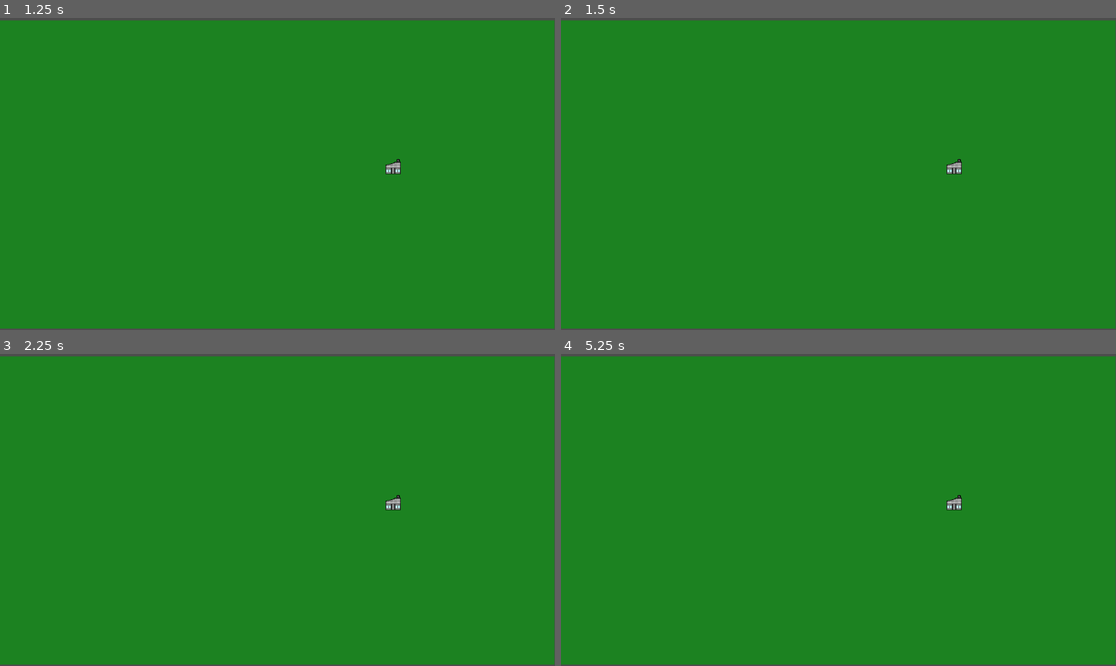
Above: before the commit, frames 1-4 (two rows, left to right).
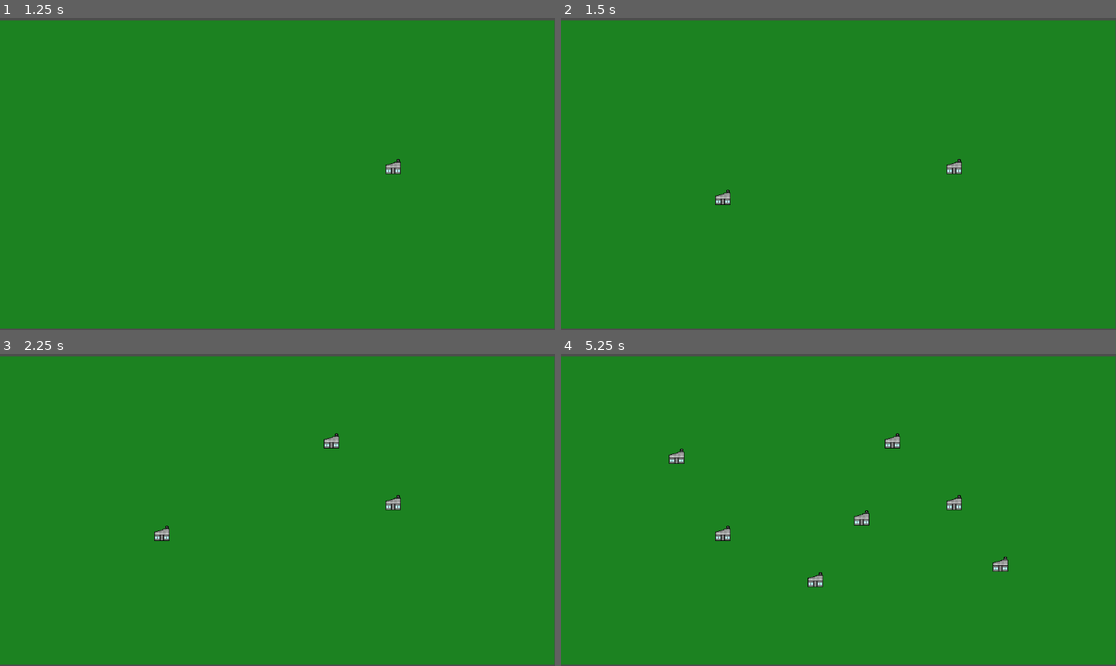
Above: after the commit, the same moments.

Repository: linuskar/DATX11-DIT561-Bachelor-Project-Group-48
Game: Godot game, scene res://test_placeable_level.tscn
Two runs of this game, one before a commit and one after it. Both use one fixed random seed, a clock stepped at 60 frames per second and the inputs below.
Inputs (mouse positions are in pixels of both pictures, inside the frame that each line leads up to):
- Up to frame 1 (1.25 s): tap Enter at 0.5 s; move the mouse to (399, 158) at 0.52 s; hold B (build) from 0.53 s (still down); click (399, 158) at 0.8 s
- Up to frame 2 (1.5 s): tap Space at 1.25 s; move the mouse to (727, 189) at 1.27 s; release B (build) at 1.28 s; click (727, 189) at 1.35 s
- Up to frame 3 (2.25 s): tap B (build) at 1.55 s; tap Enter at 2 s; move the mouse to (333, 441) at 2.02 s; hold B (build) from 2.03 s (still down)
- Up to frame 4 (5.25 s): click (894, 441) at 2.3 s; tap Space at 2.75, 4.25 s; move the mouse to (810, 572) at 2.77 s; release B (build) at 2.78 s; click (810, 572) at 2.85 s; tap B (build) at 3.05, 4.55 s; tap Enter at 3.5 s; move the mouse to (1005, 556) at 3.52 s; hold B (build) 3.53-4.28 s; click (1005, 556) at 3.8 s; move the mouse to (672, 463) at 4.27 s; click (672, 463) at 4.35 s; move the mouse to (866, 510) at 5.02 s; hold B (build) from 5.03 s (still down)

Frame 1 is identical in both runs. In frame 2, 0.1% of the frame differs, in the area x 27-31%, y 55-60%; in frame 3, 0.2%; in frame 4, 0.6%, in the area x 19-81%, y 25-75%.

Commit message:
Refactoring

Diff:
--- a/building_manager.gd
+++ b/building_manager.gd
@@ -1,3 +1,5 @@
+# TODO: Add building collision, invalid placment,
+# build mode coloring/highlighthing
 extends Node
 
 @export var blueprint: Building
@@ -18,7 +20,7 @@
 
 func _ready() -> void:
 	game_manager.build_mode.connect(_on_build_mode)
-
+# TODO: Add grid based and free placement?
 func _process(delta):
 	if in_build_mode:
 		var tile_pos = world_layer.local_to_map(get_parent().get_local_mouse_position())
@@ -33,18 +35,15 @@
 	if in_build_mode and event.is_action_pressed("place"):
 		place_building()
 
-func snap_to_grid(pos, grid_size):
-	return Vector2(round(pos.x / grid_size) * grid_size, round(pos.y / grid_size) * grid_size)
-
 func place_building():
-	in_build_mode = false
+	#in_build_mode = false
 
 	var new_building: Building = buildings.get("factory").instantiate()
 	new_building.position = blueprint.position
 	buildings_placed.append(new_building)
 
 	game_manager.add_child(new_building)
-	game_manager.build_mode.emit(in_build_mode)
+	#game_manager.build_mode.emit(in_build_mode)
 	# print(buildings_placed.size())
 
 func _on_build_mode(is_building) -> void:
--- a/game_manager.gd
+++ b/game_manager.gd
@@ -13,6 +13,6 @@
 	pass
 
 func _input(event):
-	if event.is_action_pressed("build") or (is_building and event.is_action_pressed("place")):
+	if event.is_action_pressed("build"): #or (is_building and event.is_action_pressed("place")):
 		is_building = !is_building
 		build_mode.emit(is_building)
Not shown, changed: .gitattributes
